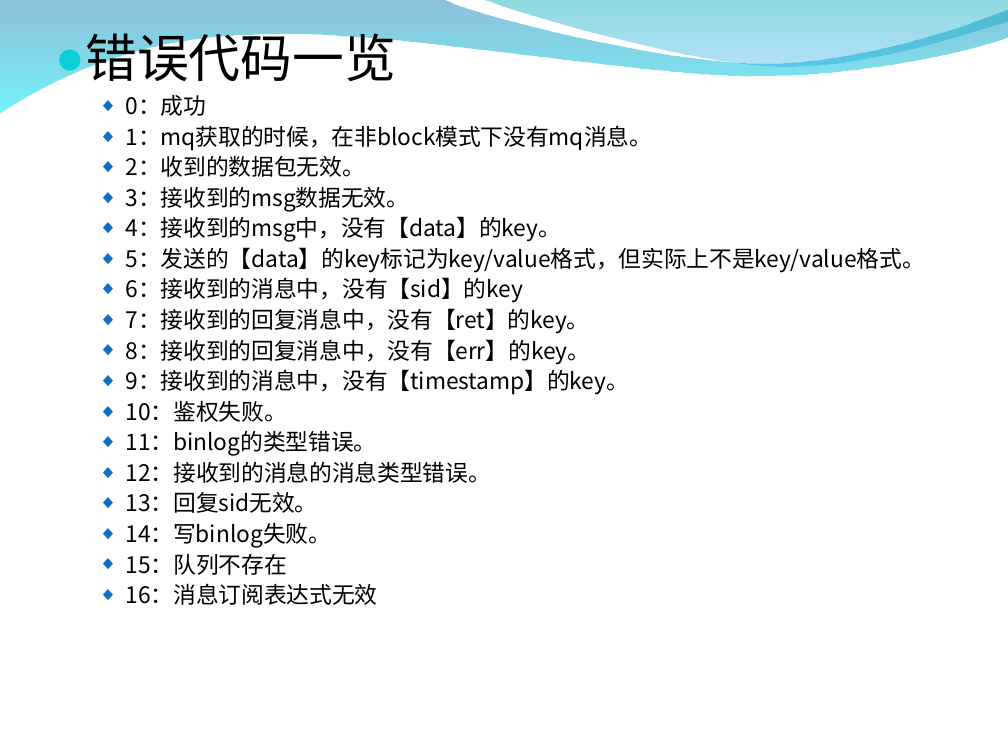
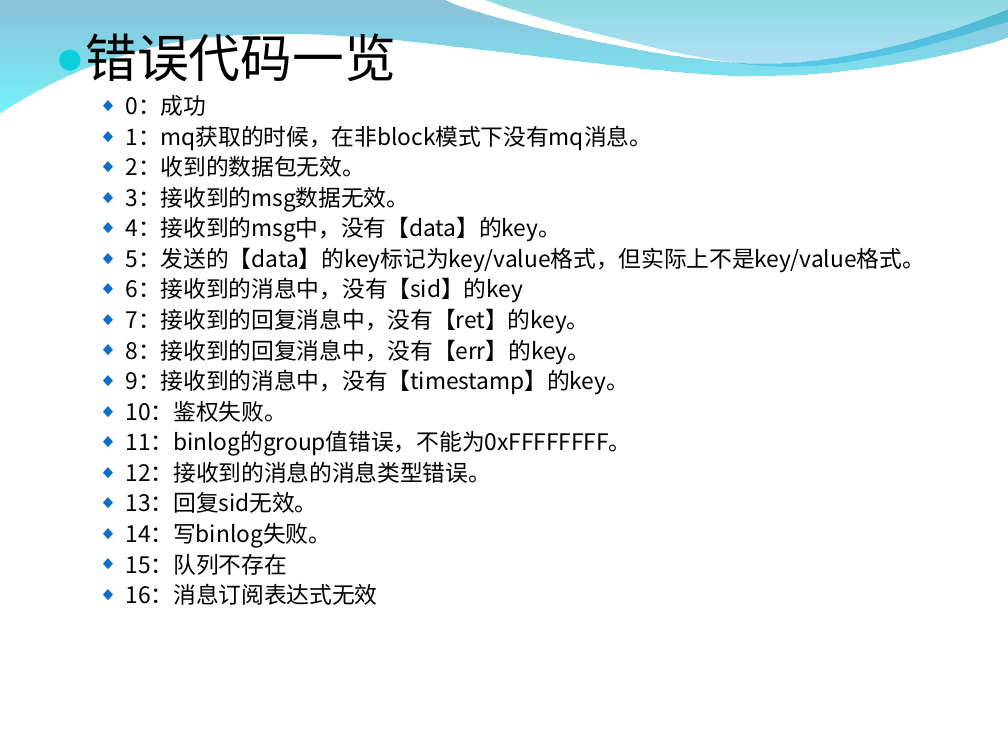
Before and after one commit to zxf1864/cwinux-mq, a slide deck: slide 24 of mq/doc/mq_introduce.ppt. Drawn at 1008x756 pixels with LibreOffice and Linux fonts; fonts in the diff are those of the drawing; background and template pictures are left out. Boxes give left, top, right and bottom in pixels: in the first picture for what was removed or moved away, otherwise in the second. Text is boxed around its words. In the diff, an @@ line names an element or a change of style, - is before the commit and + after.

```diff
--- a/mq/doc/mq_introduce.ppt
+++ b/mq/doc/mq_introduce.ppt
@@ text at [126, 431, 632, 456]: text changed @@
-  ◆ 11：binlog的类型错误。
+  ◆ 11：binlog的group值错误，不能为0xFFFFFFFF。
```
Also in this commit, not shown: 5 other slides changed.
